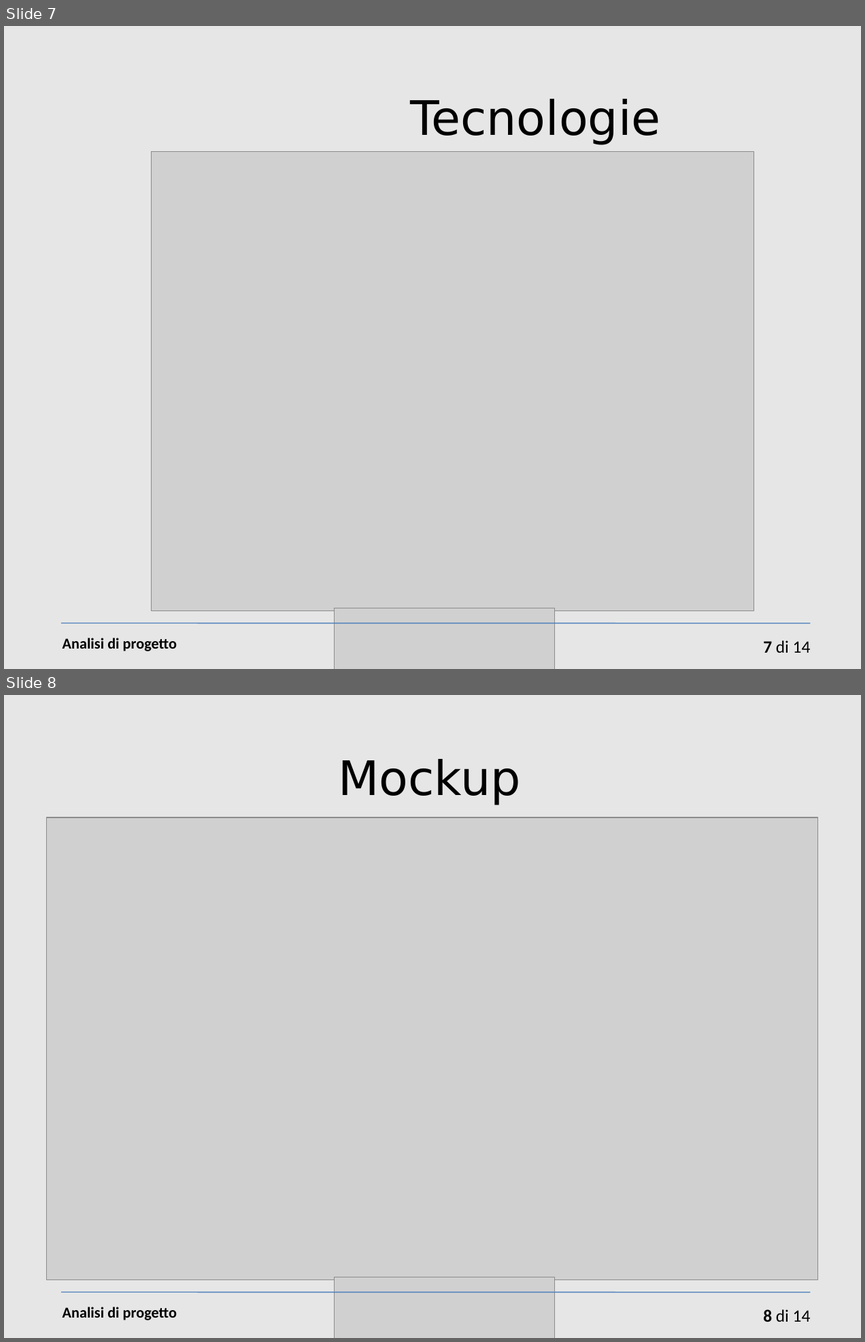
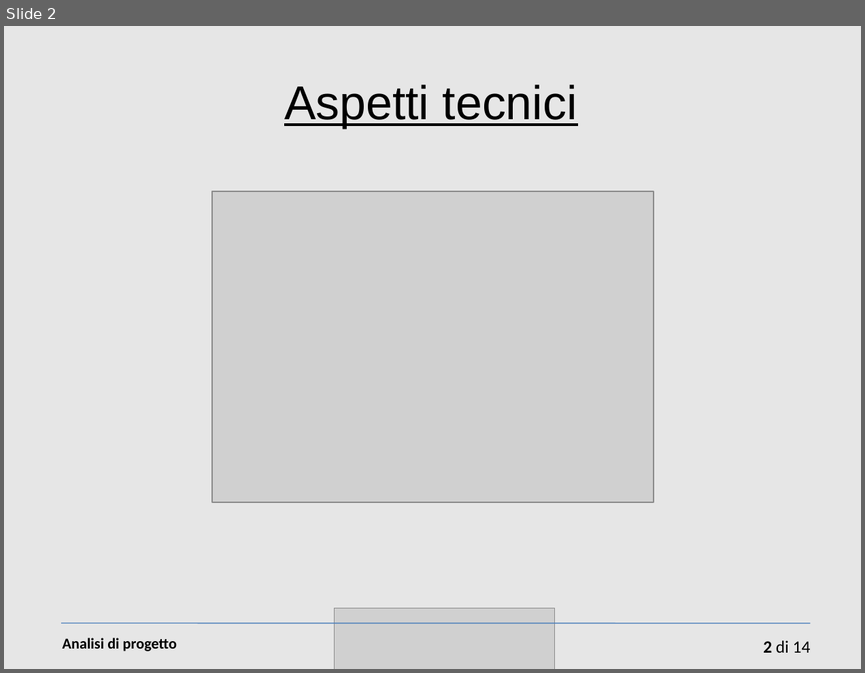
Before and after one commit to sevenfold-IS2011/woty_SGP, a slide deck: 2 dettagli tecnici/Presentazione-cap2.ppt. Shown one above the other, each under a label of ours: slides 7 and 8 before the commit, slide 2 after it. The pictures are 865x1342 and 865x673 pixels, drawn with LibreOffice and Linux fonts; fonts in the diff are those of the drawing; grey boxes stand for pictures. Boxes give left, top, right and bottom in pixels: in the first picture for what was removed or moved away, otherwise in the second. Text is boxed around its words. In the diff, an @@ line names an element or a change of style, - is before the commit and + after.

```diff
--- a/2 dettagli tecnici/Presentazione-cap2.ppt
+++ b/2 dettagli tecnici/Presentazione-cap2.ppt
@@ slide 8 removed at (x1=4, y1=695, x2=861, y2=1338), background #E6E6E6 @@
@@ text removed at (x1=338, y1=759, x2=520, y2=805) @@
-Mockup
@@ picture removed at (x1=47, y1=817, x2=818, y2=1279) @@
@@ picture removed at (x1=334, y1=1276, x2=555, y2=1338) @@
@@ line removed from (62, 1292) to (810, 1292) @@
@@ text removed at (x1=62, y1=1306, x2=177, y2=1320) @@
-Analisi di progetto
@@ page number removed at (x1=763, y1=1309, x2=810, y2=1321) @@
-8 di 14
@@ what was slide 7 is now slide 2 @@
@@ slide 2 changed as well @@
@@ title added at (x1=284, y1=84, x2=577, y2=129), 44 pt, text #000000, underline @@
+Aspetti tecnici
@@ text removed at (x1=411, y1=99, x2=661, y2=145) @@
-Tecnologie
@@ picture resized from (x1=152, y1=151, x2=754, y2=610) to (x1=212, y1=192, x2=654, y2=503) @@
@@ page number at (x1=763, y1=640, x2=810, y2=652): text changed @@
-7 di 14
+2 di 14
```
Also in this commit, not shown: 1 other slide changed, 7 slides added, 11 other slides removed, 1 other file.
